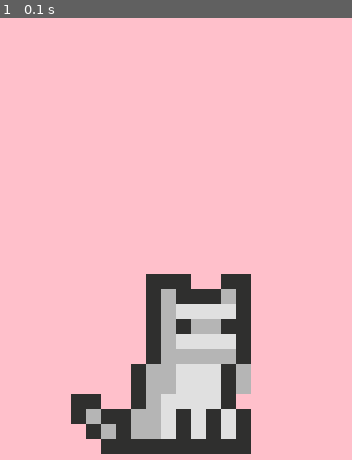
Above: before the commit, frame 1.
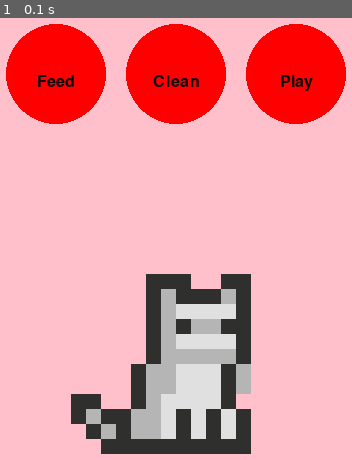
Above: after the commit, the same moment.

Repository: vicky-voin/Virtual-Pet-Pygame
Game: pygame game, started from main.py
Two runs of this game, one before a commit and one after it. Both use one fixed random seed, a clock stepped at 60 frames per second and the inputs below.
Inputs:
- Up to frame 1 (0.1 s): no input

The runs differ from the first frame. In frame 1, 15% of the frame differs, in the area x 1-99%, y 1-24%.

Commit message:
Added temporary buttons to represent pet needs

Diff:
--- a/main.py
+++ b/main.py
@@ -2,6 +2,7 @@
 import os
 from image_loader import ImageLoader
 from pet import Pet
+from pet import Need
 
 SCREEN_WIDTH = 480
 SCREEN_HEIGHT = 640
@@ -15,11 +16,27 @@
 clock = pygame.time.Clock()
 running = True
 
+def setupPetNeeds():
+    food = Need(0, 1, "Feed")
+    hygene = Need(0, 2, "Clean")
+    playtime = Need(0, 3, "Play")
+
+    return [food, hygene, playtime]
+
+needs = setupPetNeeds()
+
 while running:
+
+    deltaTime = clock.get_rawtime() / 1000
+
+    clickPos = pygame.mouse.get_pos()
+    wasClicked = False
 
     for event in pygame.event.get():
         if event.type == pygame.QUIT:
             running = False
+        elif event.type == pygame.MOUSEBUTTONUP:
+            wasClicked = True
 
     screen.fill(BACKGROUND_COLOR)
 
@@ -29,6 +46,35 @@
 
     screen.blit(cat.sprite[0], (0,0))
 
+    previousXPosition = 0
+
+    #TODO: refactor the below loop, perhaps move the functionality into the Need class
+    for need in needs:
+        need.update(deltaTime)
+        targetColor = "green" if need.fulfillPercentage >= 0.5 else "white"
+        if need.fulfillPercentage == 0:
+            targetColor = "red"
+
+        circleSize = 100
+        spacing = 20
+        yPos = circleSize/2 + 50
+        circlePos = (previousXPosition + circleSize + spacing, yPos)
+        circleArea = pygame.draw.circle(screen, targetColor, circlePos, circleSize / 2)
+
+        if circleArea.collidepoint(clickPos[0], clickPos[1]) and wasClicked:
+             need.fulfill()
+
+        if pygame.font:
+            font = pygame.font.Font(None, 24)
+
+            text = font.render(f"{need.actionString}", True, (10, 10, 10))
+            textpos = text.get_rect(centerx=circlePos[0], y=circlePos[1])
+
+            screen.blit(text, textpos)
+
+        previousXPosition = circlePos[0]
+
+
     pygame.display.flip()
 
     clock.tick(60)
--- a/pet.py
+++ b/pet.py
@@ -24,11 +24,23 @@
 
 
 class Need:
-    def __init__(self, startLevel, cooldown):
+    def __init__(self, startLevel, cooldown, actionString):
         self._cooldown = cooldown
         self.startLevel = startLevel
-        self._currentLevel = startLevel
+        self._fulfillLevel = startLevel
+        self.actionString = actionString
 
     @property
-    def remainingTime(self):
-        return self._cooldown - (self._currentLevel * self._cooldown)
+    def remainingTimeTillCritical(self):
+        return self._fulfillLevel * self._cooldown
+
+    @property
+    def fulfillPercentage(self):
+        return self._fulfillLevel
+
+    def fulfill(self):
+        self._fulfillLevel = 1
+
+    def update(self, deltaTime):
+        self._fulfillLevel -= deltaTime / self._cooldown
+        self._fulfillLevel = min(1, max(0, self._fulfillLevel))
--- a/tests/needs_test.py
+++ b/tests/needs_test.py
@@ -12,21 +12,51 @@
     def test_need_remaining_time_correct(self):
         startLevel = 0
         coolDown = 5
-        test_need = Need(startLevel, coolDown)
+        test_need = Need(startLevel, coolDown, "Test")
 
-        self.assertEqual(test_need.remainingTime, coolDown)
+        self.assertEqual(test_need.remainingTimeTillCritical, 0)
+        self.assertEqual(test_need.fulfillPercentage, 0)
 
         startLevel = 0.5
         coolDown = 3
-        test_need = Need(startLevel, coolDown)
+        test_need = Need(startLevel, coolDown, "Test")
 
-        self.assertEqual(test_need.remainingTime, 1.5)
+        self.assertEqual(test_need.remainingTimeTillCritical, 1.5)
+        self.assertEqual(test_need.fulfillPercentage, 0.5)
 
         startLevel = 1
         coolDown = 0.5
-        test_need = Need(startLevel, coolDown)
+        test_need = Need(startLevel, coolDown, "Test")
 
-        self.assertEqual(test_need.remainingTime, 0)
+        self.assertEqual(test_need.remainingTimeTillCritical, 0.5)
+        self.assertEqual(test_need.fulfillPercentage, 1)
+
+    def test_fulfill_need_resets_cooldown(self):
+        startLevel = 1
+        coolDown = 5
+        test_need = Need(startLevel, coolDown, "Test")
+
+        test_need.fulfill()
+
+        self.assertEqual(test_need.remainingTimeTillCritical, 5)
+        self.assertEqual(test_need.fulfillPercentage, 1)
+
+    def test_need_degrades_over_time(self):
+        startLevel = 1
+        coolDown = 5
+        test_need = Need(startLevel, coolDown, "Test")
+
+        test_need.update(2)
+        test_need.update(3)
+
+        self.assertEqual(test_need.remainingTimeTillCritical, 0)
+        self.assertEqual(test_need.fulfillPercentage, 0)
+
+        test_need.fulfill()
+        test_need.update(1)
+
+        self.assertEqual(test_need.remainingTimeTillCritical, 4)
+        self.assertEqual(test_need.fulfillPercentage, 0.8)
 
 
 if __name__ == '__main__':
